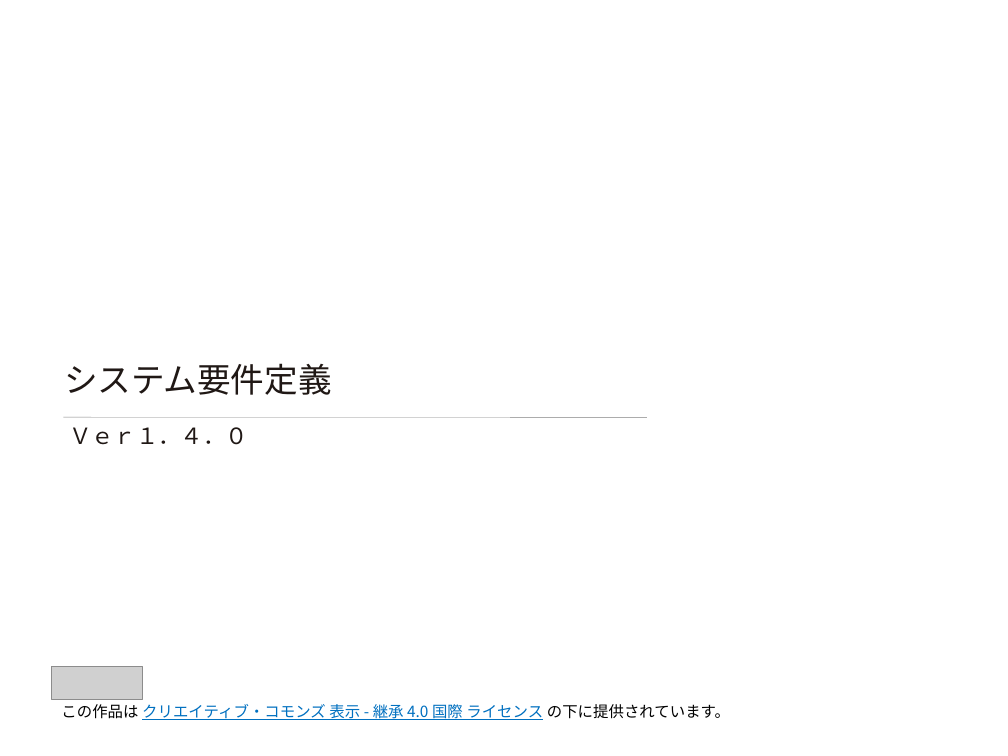
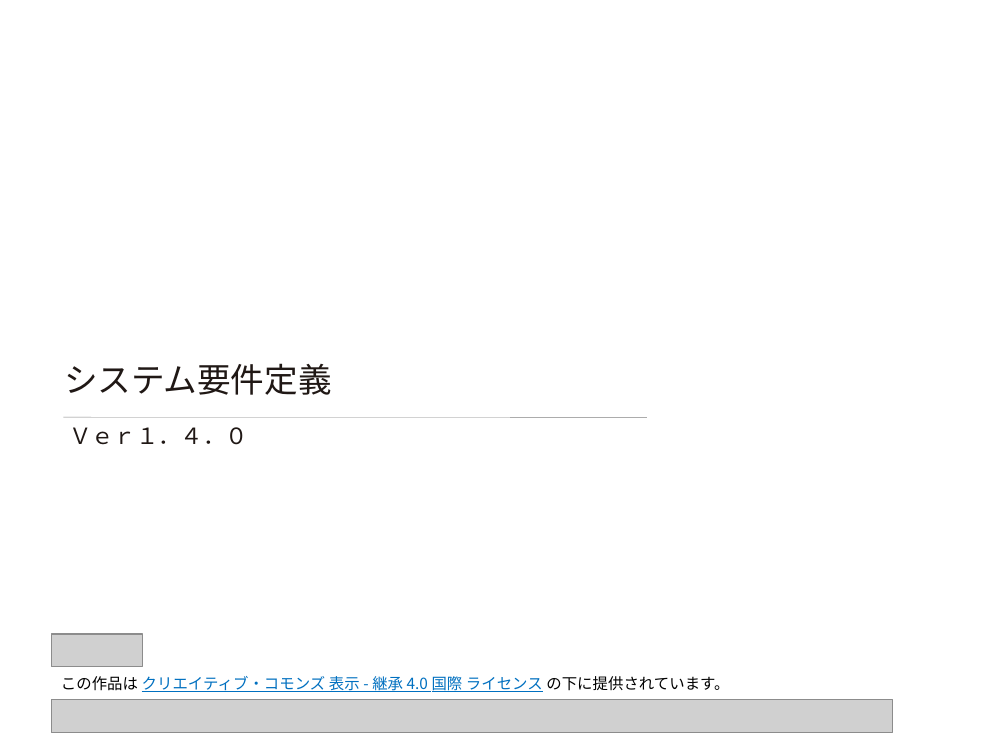
Before and after one commit to Fintan-contents/requirement-definition-basic-training-materials, a slide deck: slide 1 of original/04.システム要件定義/04.要件定義研修テキスト_システム要件定義.pptx. Drawn at 1008x756 pixels with LibreOffice and Linux fonts; fonts in the diff are those of the drawing; grey boxes stand for pictures; background and template pictures are left out. Boxes give left, top, right and bottom in pixels: in the first picture for what was removed or moved away, otherwise in the second. Text is boxed around its words. In the diff, an @@ line names an element or a change of style, - is before the commit and + after.

```diff
--- a/original/04.システム要件定義/04.要件定義研修テキスト_システム要件定義.pptx
+++ b/original/04.システム要件定義/04.要件定義研修テキスト_システム要件定義.pptx
@@ picture: place and size @@
-picture at [51,666,142,699]
+picture at [51,634,142,666]
@@ text "この作品は クリエイティブ・コモンズ 表示 - 継承 ...": place and size @@
-text "この作品は クリエイティブ・コモンズ 表示 - 継承 ..." at [61,704,730,720]
+text "この作品は クリエイティブ・コモンズ 表示 - 継承 ..." at [61,676,729,692]
@@ picture added at [51,700,893,733] @@
```
Also in this commit, not shown: 10 other files.
